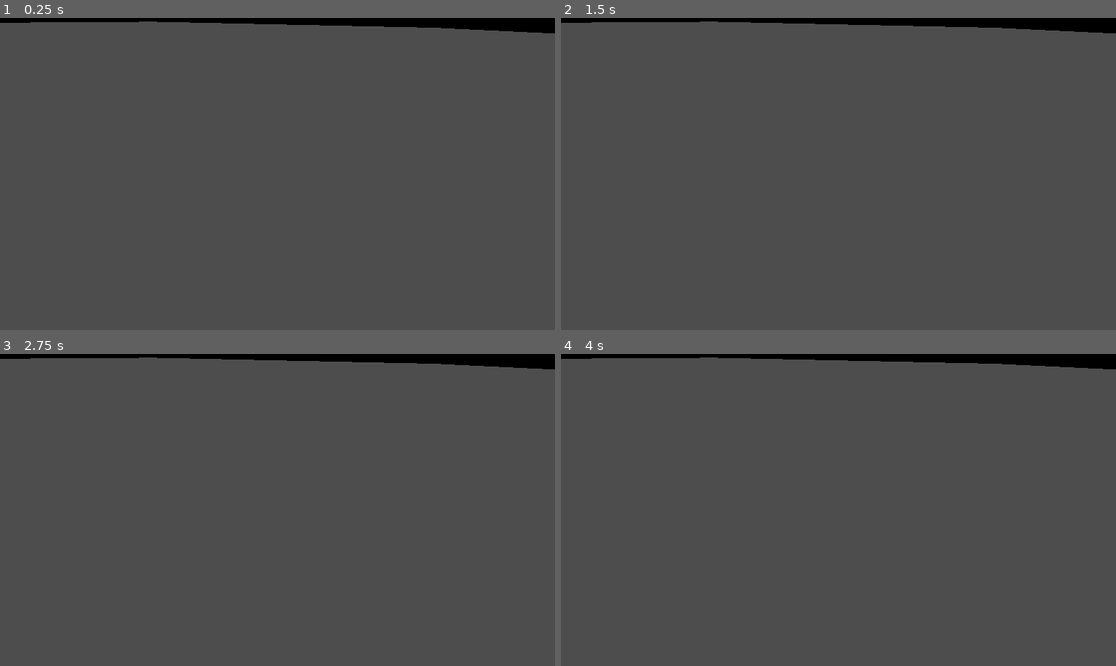
Above: before the commit, frames 1-4 (two rows, left to right).
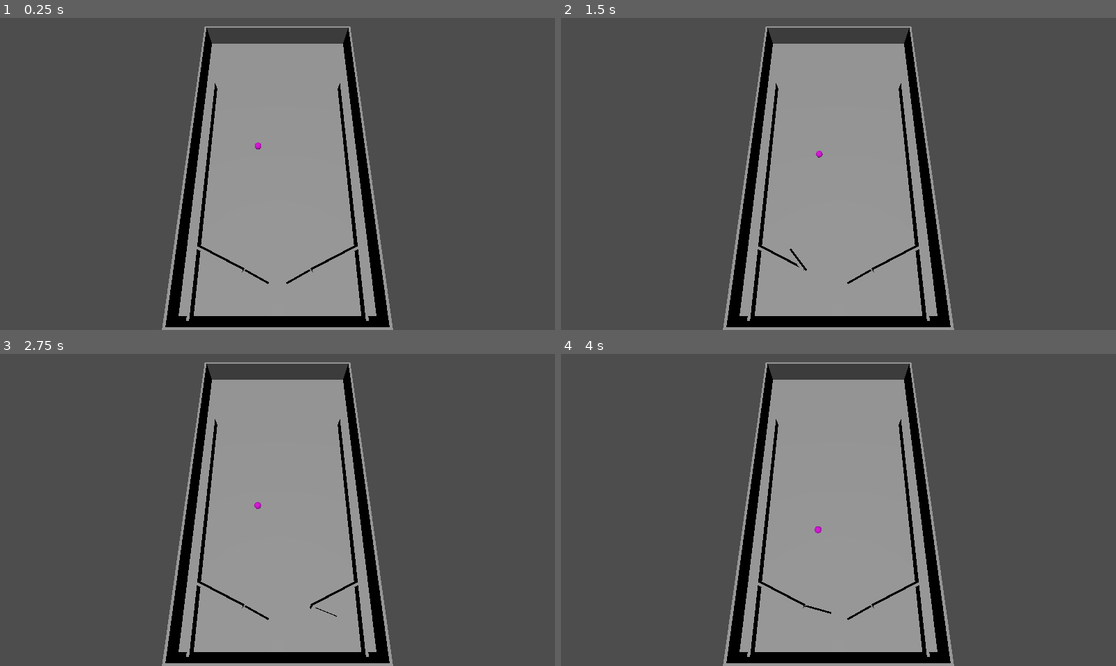
Above: after the commit, the same moments.

Repository: DrOtter3000/chaospinball
Game: Godot game, scene res://game.tscn
The game is run twice, just before and just after one commit, with the same random seed, the same clock (stepped at 60 frames per second) and the same inputs.
Inputs:
- Up to frame 1 (0.25 s): no input
- Up to frame 2 (1.5 s): tap Enter at 0.5 s; hold D (right) 0.53-1.28 s; hold A (left) from 1.28 s (still down)
- Up to frame 3 (2.75 s): release A (left) at 2.03 s; hold D (right) from 2.03 s (still down)
- Up to frame 4 (4 s): release D (right) at 3.53 s; hold A (left) from 3.53 s (still down)

The runs differ from the first frame. In frame 1, 34% of the frame differs, in the area x 0-100%, y 0-100%; in frame 2, 34%; in frame 3, 34%; in frame 4, 34%.

Commit message:
add flippers

Diff:
--- /dev/null
+++ b/LeftFlipper.gd
@@ -0,0 +1,16 @@
+extends AnimatableBody3D
+
+
+@export var target_angle = 45
+var normal_position = -154.4
+
+
+func _ready():
+	normal_position = rotation.y
+
+
+func _physics_process(delta):
+	if Input.is_action_pressed("left"):
+		rotation.y += 0.25
+	else:
+		rotation.y = -154.4
--- a/ball.tscn
+++ b/ball.tscn
@@ -2,18 +2,18 @@
 
 [sub_resource type="PhysicsMaterial" id="PhysicsMaterial_expu1"]
 friction = 0.0
-bounce = 1.0
+bounce = 0.2
 
 [sub_resource type="StandardMaterial3D" id="StandardMaterial3D_u70w4"]
 albedo_color = Color(0.847059, 0, 0.85098, 1)
 
 [sub_resource type="SphereMesh" id="SphereMesh_ow2fg"]
 material = SubResource("StandardMaterial3D_u70w4")
-radius = 0.01
-height = 0.02
+radius = 1.5
+height = 3.0
 
 [sub_resource type="SphereShape3D" id="SphereShape3D_ftvup"]
-radius = 0.01
+radius = 1.5
 
 [node name="Ball" type="RigidBody3D"]
 physics_material_override = SubResource("PhysicsMaterial_expu1")
--- a/game.tscn
+++ b/game.tscn
@@ -9,12 +9,11 @@
 transform = Transform3D(1, 0, 0, 0, -0.452793, 0.891616, 0, -0.891616, -0.452793, 0, 3.47943, -1.33161)
 
 [node name="Camera3D" type="Camera3D" parent="."]
-transform = Transform3D(0.998554, -0.0440411, 0.0308391, -4.72924e-09, 0.573591, 0.819142, -0.0537649, -0.817957, 0.572761, 0, 0.332604, 0.105748)
+transform = Transform3D(-1, -7.16125e-08, 5.01436e-08, 0, 0.573576, 0.819152, -8.74228e-08, 0.819152, -0.573576, 0, 70.7921, -61.5007)
 current = true
 
 [node name="Machine" parent="." instance=ExtResource("1_ytd86")]
 transform = Transform3D(1, 0, 0, 0, 0.951148, 0.308735, 0, -0.308735, 0.951148, 0, 0, 0)
 
 [node name="Ball" parent="." instance=ExtResource("2_nb2sy")]
-transform = Transform3D(1, 0, 0, 0, 1, 0, 0, 0, 1, 0.142755, 0.152723, 0.30988)
-mass = 1.0
+transform = Transform3D(1, 0, 0, 0, 1, 0, 0, 0, 1, 8.62106, 4.43002, 0.30988)
--- /dev/null
+++ b/left_flipper.tscn
@@ -0,0 +1,20 @@
+[gd_scene load_steps=4 format=3 uid="uid://dididwxm2u78a"]
+
+[ext_resource type="Script" path="res://LeftFlipper.gd" id="1_ajrbm"]
+
+[sub_resource type="BoxMesh" id="BoxMesh_5blri"]
+size = Vector3(10, 3.5, 1)
+
+[sub_resource type="BoxShape3D" id="BoxShape3D_slv1d"]
+size = Vector3(10, 3.5, 1)
+
+[node name="LeftFlipper" type="AnimatableBody3D"]
+script = ExtResource("1_ajrbm")
+
+[node name="MeshInstance3D" type="MeshInstance3D" parent="."]
+transform = Transform3D(1, 0, 0, 0, 1, 0, 0, 0, 1, 5, 0, 0)
+mesh = SubResource("BoxMesh_5blri")
+
+[node name="CollisionShape3D" type="CollisionShape3D" parent="."]
+transform = Transform3D(1, 0, 0, 0, 1, 0, 0, 0, 1, 5, 0, 0)
+shape = SubResource("BoxShape3D_slv1d")
--- a/machine.tscn
+++ b/machine.tscn
@@ -1,9 +1,22 @@
-[gd_scene load_steps=7 format=3 uid="uid://c04wwjxlgl6b6"]
+[gd_scene load_steps=18 format=3 uid="uid://c04wwjxlgl6b6"]
+
+[ext_resource type="PackedScene" uid="uid://dididwxm2u78a" path="res://left_flipper.tscn" id="1_hxrte"]
+[ext_resource type="PackedScene" uid="uid://cj3jo4rnjgm7r" path="res://right_flipper.tscn" id="2_kakdq"]
 
 [sub_resource type="BoxMesh" id="BoxMesh_g5gc3"]
 size = Vector3(72, 1, 130)
 
 [sub_resource type="ConcavePolygonShape3D" id="ConcavePolygonShape3D_dhawj"]
+data = PackedVector3Array(-36, 0.5, 65, 36, 0.5, 65, -36, -0.5, 65, 36, 0.5, 65, 36, -0.5, 65, -36, -0.5, 65, 36, 0.5, -65, -36, 0.5, -65, 36, -0.5, -65, -36, 0.5, -65, -36, -0.5, -65, 36, -0.5, -65, 36, 0.5, 65, 36, 0.5, -65, 36, -0.5, 65, 36, 0.5, -65, 36, -0.5, -65, 36, -0.5, 65, -36, 0.5, -65, -36, 0.5, 65, -36, -0.5, -65, -36, 0.5, 65, -36, -0.5, 65, -36, -0.5, -65, 36, 0.5, 65, -36, 0.5, 65, 36, 0.5, -65, -36, 0.5, 65, -36, 0.5, -65, 36, 0.5, -65, -36, -0.5, 65, 36, -0.5, 65, -36, -0.5, -65, 36, -0.5, 65, 36, -0.5, -65, -36, -0.5, -65)
+
+[sub_resource type="BoxMesh" id="BoxMesh_5i5et"]
+size = Vector3(72, 1, 130)
+
+[sub_resource type="StandardMaterial3D" id="StandardMaterial3D_ceynb"]
+transparency = 1
+albedo_color = Color(1, 1, 1, 0)
+
+[sub_resource type="ConcavePolygonShape3D" id="ConcavePolygonShape3D_d5tp3"]
 data = PackedVector3Array(-36, 0.5, 65, 36, 0.5, 65, -36, -0.5, 65, 36, 0.5, 65, 36, -0.5, 65, -36, -0.5, 65, 36, 0.5,  …(428 unchanged characters)…
 
 [sub_resource type="BoxMesh" id="BoxMesh_pp606"]
@@ -18,51 +31,125 @@
 [sub_resource type="ConcavePolygonShape3D" id="ConcavePolygonShape3D_nnvd0"]
 data = PackedVector3Array(-37, 5, 0.5, 37, 5, 0.5, -37, -5, 0.5, 37, 5, 0.5, 37, -5, 0.5, -37, -5, 0.5, 37, 5, -0.5, -3 …(392 unchanged characters)…
 
+[sub_resource type="BoxMesh" id="BoxMesh_scjr8"]
+size = Vector3(1, 4, 100)
+
+[sub_resource type="ConcavePolygonShape3D" id="ConcavePolygonShape3D_tp67x"]
+data = PackedVector3Array(-0.5, 2, 50, 0.5, 2, 50, -0.5, -2, 50, 0.5, 2, 50, 0.5, -2, 50, -0.5, -2, 50, 0.5, 2, -50, -0.5, 2, -50, 0.5, -2, -50, -0.5, 2, -50, -0.5, -2, -50, 0.5, -2, -50, 0.5, 2, 50, 0.5, 2, -50, 0.5, -2, 50, 0.5, 2, -50, 0.5, -2, -50, 0.5, -2, 50, -0.5, 2, -50, -0.5, 2, 50, -0.5, -2, -50, -0.5, 2, 50, -0.5, -2, 50, -0.5, -2, -50, 0.5, 2, 50, -0.5, 2, 50, 0.5, 2, -50, -0.5, 2, 50, -0.5, 2, -50, 0.5, 2, -50, -0.5, -2, 50, 0.5, -2, 50, -0.5, -2, -50, 0.5, -2, 50, 0.5, -2, -50, -0.5, -2, -50)
+
+[sub_resource type="ConcavePolygonShape3D" id="ConcavePolygonShape3D_prw71"]
+data = PackedVector3Array(-0.5, 2, 50, 0.5, 2, 50, -0.5, -2, 50, 0.5, 2, 50, 0.5, -2, 50, -0.5, -2, 50, 0.5, 2, -50, -0.5, 2, -50, 0.5, -2, -50, -0.5, 2, -50, -0.5, -2, -50, 0.5, -2, -50, 0.5, 2, 50, 0.5, 2, -50, 0.5, -2, 50, 0.5, 2, -50, 0.5, -2, -50, 0.5, -2, 50, -0.5, 2, -50, -0.5, 2, 50, -0.5, -2, -50, -0.5, 2, 50, -0.5, -2, 50, -0.5, -2, -50, 0.5, 2, 50, -0.5, 2, 50, 0.5, 2, -50, -0.5, 2, 50, -0.5, 2, -50, 0.5, 2, -50, -0.5, -2, 50, 0.5, -2, 50, -0.5, -2, -50, 0.5, -2, 50, 0.5, -2, -50, -0.5, -2, -50)
+
+[sub_resource type="BoxMesh" id="BoxMesh_qbe0o"]
+size = Vector3(1, 4, 20)
+
+[sub_resource type="ConcavePolygonShape3D" id="ConcavePolygonShape3D_wiaop"]
+data = PackedVector3Array(-0.5, 2, 10, 0.5, 2, 10, -0.5, -2, 10, 0.5, 2, 10, 0.5, -2, 10, -0.5, -2, 10, 0.5, 2, -10, -0.5, 2, -10, 0.5, -2, -10, -0.5, 2, -10, -0.5, -2, -10, 0.5, -2, -10, 0.5, 2, 10, 0.5, 2, -10, 0.5, -2, 10, 0.5, 2, -10, 0.5, -2, -10, 0.5, -2, 10, -0.5, 2, -10, -0.5, 2, 10, -0.5, -2, -10, -0.5, 2, 10, -0.5, -2, 10, -0.5, -2, -10, 0.5, 2, 10, -0.5, 2, 10, 0.5, 2, -10, -0.5, 2, 10, -0.5, 2, -10, 0.5, 2, -10, -0.5, -2, 10, 0.5, -2, 10, -0.5, -2, -10, 0.5, -2, 10, 0.5, -2, -10, -0.5, -2, -10)
+
+[sub_resource type="ConcavePolygonShape3D" id="ConcavePolygonShape3D_tqekk"]
+data = PackedVector3Array(-0.5, 2, 10, 0.5, 2, 10, -0.5, -2, 10, 0.5, 2, 10, 0.5, -2, 10, -0.5, -2, 10, 0.5, 2, -10, -0.5, 2, -10, 0.5, -2, -10, -0.5, 2, -10, -0.5, -2, -10, 0.5, -2, -10, 0.5, 2, 10, 0.5, 2, -10, 0.5, -2, 10, 0.5, 2, -10, 0.5, -2, -10, 0.5, -2, 10, -0.5, 2, -10, -0.5, 2, 10, -0.5, -2, -10, -0.5, 2, 10, -0.5, -2, 10, -0.5, -2, -10, 0.5, 2, 10, -0.5, 2, 10, 0.5, 2, -10, -0.5, 2, 10, -0.5, 2, -10, 0.5, 2, -10, -0.5, -2, 10, 0.5, -2, 10, -0.5, -2, -10, 0.5, -2, 10, 0.5, -2, -10, -0.5, -2, -10)
+
 [node name="Machine" type="Node3D"]
 
 [node name="Ground" type="MeshInstance3D" parent="."]
 mesh = SubResource("BoxMesh_g5gc3")
-skeleton = NodePath("../Walls")
+skeleton = NodePath("../OuterWalls")
 
 [node name="StaticBody3D" type="StaticBody3D" parent="Ground"]
 
 [node name="CollisionShape3D" type="CollisionShape3D" parent="Ground/StaticBody3D"]
 shape = SubResource("ConcavePolygonShape3D_dhawj")
 
-[node name="Walls" type="Node3D" parent="."]
+[node name="Cover" type="MeshInstance3D" parent="."]
+transform = Transform3D(1, 0, 0, 0, 1, 0, 0, 0, 1, 0, 8.94738, 0)
+mesh = SubResource("BoxMesh_5i5et")
+surface_material_override/0 = SubResource("StandardMaterial3D_ceynb")
 
-[node name="MeshInstance3D" type="MeshInstance3D" parent="Walls"]
+[node name="StaticBody3D" type="StaticBody3D" parent="Cover"]
+
+[node name="CollisionShape3D" type="CollisionShape3D" parent="Cover/StaticBody3D"]
+shape = SubResource("ConcavePolygonShape3D_d5tp3")
+
+[node name="OuterWalls" type="Node3D" parent="."]
+
+[node name="MeshInstance3D" type="MeshInstance3D" parent="OuterWalls"]
 transform = Transform3D(1, 0, 0, 0, 1, 0, 0, 0, 1, 36.5, 4.5, 0)
 mesh = SubResource("BoxMesh_pp606")
 
-[node name="StaticBody3D" type="StaticBody3D" parent="Walls/MeshInstance3D"]
+[node name="StaticBody3D" type="StaticBody3D" parent="OuterWalls/MeshInstance3D"]
 
-[node name="CollisionShape3D" type="CollisionShape3D" parent="Walls/MeshInstance3D/StaticBody3D"]
+[node name="CollisionShape3D" type="CollisionShape3D" parent="OuterWalls/MeshInstance3D/StaticBody3D"]
 shape = SubResource("ConcavePolygonShape3D_w8ipf")
 
-[node name="MeshInstance3D2" type="MeshInstance3D" parent="Walls"]
+[node name="MeshInstance3D2" type="MeshInstance3D" parent="OuterWalls"]
 transform = Transform3D(1, 0, 0, 0, 1, 0, 0, 0, 1, -36.5, 4.5, 0)
 mesh = SubResource("BoxMesh_pp606")
 
-[node name="StaticBody3D" type="StaticBody3D" parent="Walls/MeshInstance3D2"]
+[node name="StaticBody3D" type="StaticBody3D" parent="OuterWalls/MeshInstance3D2"]
 
-[node name="CollisionShape3D" type="CollisionShape3D" parent="Walls/MeshInstance3D2/StaticBody3D"]
+[node name="CollisionShape3D" type="CollisionShape3D" parent="OuterWalls/MeshInstance3D2/StaticBody3D"]
 shape = SubResource("ConcavePolygonShape3D_w8ipf")
 
-[node name="MeshInstance3D3" type="MeshInstance3D" parent="Walls"]
+[node name="MeshInstance3D3" type="MeshInstance3D" parent="OuterWalls"]
 transform = Transform3D(1, 0, 0, 0, 1, 0, 0, 0, 1, 0, 4.5, -65)
 mesh = SubResource("BoxMesh_1k2k2")
 
-[node name="StaticBody3D" type="StaticBody3D" parent="Walls/MeshInstance3D3"]
+[node name="StaticBody3D" type="StaticBody3D" parent="OuterWalls/MeshInstance3D3"]
 
-[node name="CollisionShape3D" type="CollisionShape3D" parent="Walls/MeshInstance3D3/StaticBody3D"]
+[node name="CollisionShape3D" type="CollisionShape3D" parent="OuterWalls/MeshInstance3D3/StaticBody3D"]
 shape = SubResource("ConcavePolygonShape3D_nnvd0")
 
-[node name="MeshInstance3D4" type="MeshInstance3D" parent="Walls"]
+[node name="MeshInstance3D4" type="MeshInstance3D" parent="OuterWalls"]
 transform = Transform3D(1, 0, 0, 0, 1, 0, 0, 0, 1, 0, 4.5, 65)
 mesh = SubResource("BoxMesh_1k2k2")
 
-[node name="StaticBody3D" type="StaticBody3D" parent="Walls/MeshInstance3D4"]
+[node name="StaticBody3D" type="StaticBody3D" parent="OuterWalls/MeshInstance3D4"]
 
-[node name="CollisionShape3D" type="CollisionShape3D" parent="Walls/MeshInstance3D4/StaticBody3D"]
+[node name="CollisionShape3D" type="CollisionShape3D" parent="OuterWalls/MeshInstance3D4/StaticBody3D"]
 shape = SubResource("ConcavePolygonShape3D_nnvd0")
+
+[node name="InnerWalls" type="Node3D" parent="."]
+
+[node name="MeshInstance3D" type="MeshInstance3D" parent="InnerWalls"]
+transform = Transform3D(1, 0, 0, 0, 1, 0, 0, 0, 1, -31, 2.5, -15.159)
+mesh = SubResource("BoxMesh_scjr8")
+
+[node name="StaticBody3D" type="StaticBody3D" parent="InnerWalls/MeshInstance3D"]
+
+[node name="CollisionShape3D" type="CollisionShape3D" parent="InnerWalls/MeshInstance3D/StaticBody3D"]
+shape = SubResource("ConcavePolygonShape3D_tp67x")
+
+[node name="MeshInstance3D3" type="MeshInstance3D" parent="InnerWalls"]
+transform = Transform3D(1, 0, 0, 0, 1, 0, 0, 0, 1, 31, 2.5, -15.159)
+mesh = SubResource("BoxMesh_scjr8")
+
+[node name="StaticBody3D" type="StaticBody3D" parent="InnerWalls/MeshInstance3D3"]
+
+[node name="CollisionShape3D" type="CollisionShape3D" parent="InnerWalls/MeshInstance3D3/StaticBody3D"]
+shape = SubResource("ConcavePolygonShape3D_prw71")
+
+[node name="MeshInstance3D2" type="MeshInstance3D" parent="InnerWalls"]
+transform = Transform3D(0.422618, 0, -0.906308, 0, 1, 0, 0.906308, 0, 0.422618, -22, 2.5, -44.7431)
+mesh = SubResource("BoxMesh_qbe0o")
+
+[node name="StaticBody3D" type="StaticBody3D" parent="InnerWalls/MeshInstance3D2"]
+
+[node name="CollisionShape3D" type="CollisionShape3D" parent="InnerWalls/MeshInstance3D2/StaticBody3D"]
+shape = SubResource("ConcavePolygonShape3D_wiaop")
+
+[node name="MeshInstance3D4" type="MeshInstance3D" parent="InnerWalls"]
+transform = Transform3D(0.422618, 0, 0.906308, 0, 1, 0, -0.906308, 0, 0.422618, 22, 2.5, -44.7431)
+mesh = SubResource("BoxMesh_qbe0o")
+
+[node name="StaticBody3D" type="StaticBody3D" parent="InnerWalls/MeshInstance3D4"]
+
+[node name="CollisionShape3D" type="CollisionShape3D" parent="InnerWalls/MeshInstance3D4/StaticBody3D"]
+shape = SubResource("ConcavePolygonShape3D_tqekk")
+
+[node name="Flippers" type="Node3D" parent="."]
+
+[node name="LeftFlipper" parent="Flippers" instance=ExtResource("1_hxrte")]
+transform = Transform3D(-0.901833, 0, 0.432086, 0, 1, 0, -0.432086, 0, -0.901833, 12.5, 2.5, -49.25)
+
+[node name="RightFlipper" parent="Flippers" instance=ExtResource("2_kakdq")]
+transform = Transform3D(0.901833, 0, 0.432086, 0, 1, 0, -0.432086, 0, 0.901833, -12.5, 2.5, -49.25)
--- /dev/null
+++ b/right_flipper.gd
@@ -0,0 +1,16 @@
+extends AnimatableBody3D
+
+
+@export var target_angle = 45
+var normal_position = 25.6
+
+
+func _ready():
+	normal_position = rotation.y
+
+
+func _physics_process(delta):
+	if Input.is_action_pressed("right"):
+		rotation.y -= 0.25
+	else:
+		rotation.y = 25.6
--- /dev/null
+++ b/right_flipper.tscn
@@ -0,0 +1,20 @@
+[gd_scene load_steps=4 format=3 uid="uid://cj3jo4rnjgm7r"]
+
+[ext_resource type="Script" path="res://right_flipper.gd" id="1_a5elk"]
+
+[sub_resource type="BoxShape3D" id="BoxShape3D_neuii"]
+size = Vector3(10, 3.5, 1)
+
+[sub_resource type="BoxMesh" id="BoxMesh_a7xbt"]
+size = Vector3(10, 3.5, 1)
+
+[node name="RightFlipper" type="AnimatableBody3D"]
+script = ExtResource("1_a5elk")
+
+[node name="CollisionShape3D" type="CollisionShape3D" parent="."]
+transform = Transform3D(1, 0, 0, 0, 1, 0, 0, 0, 1, 5, 0, 0)
+shape = SubResource("BoxShape3D_neuii")
+
+[node name="MeshInstance3D" type="MeshInstance3D" parent="."]
+transform = Transform3D(1, 0, 0, 0, 1, 0, 0, 0, 1, 5, 0, 0)
+mesh = SubResource("BoxMesh_a7xbt")
